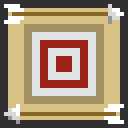
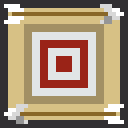
Before/after of a 128x128 layered artwork. What changed in the layer stack:
hid "Layer 2" over [4, 104, 28, 124]
added layer "Layer 5" above "Layer 4" over [4, 104, 28, 124]
added layer "Layer 4" above "Layer 3" over [100, 4, 108, 24]
hid "Layer 3" over [100, 4, 108, 24]
